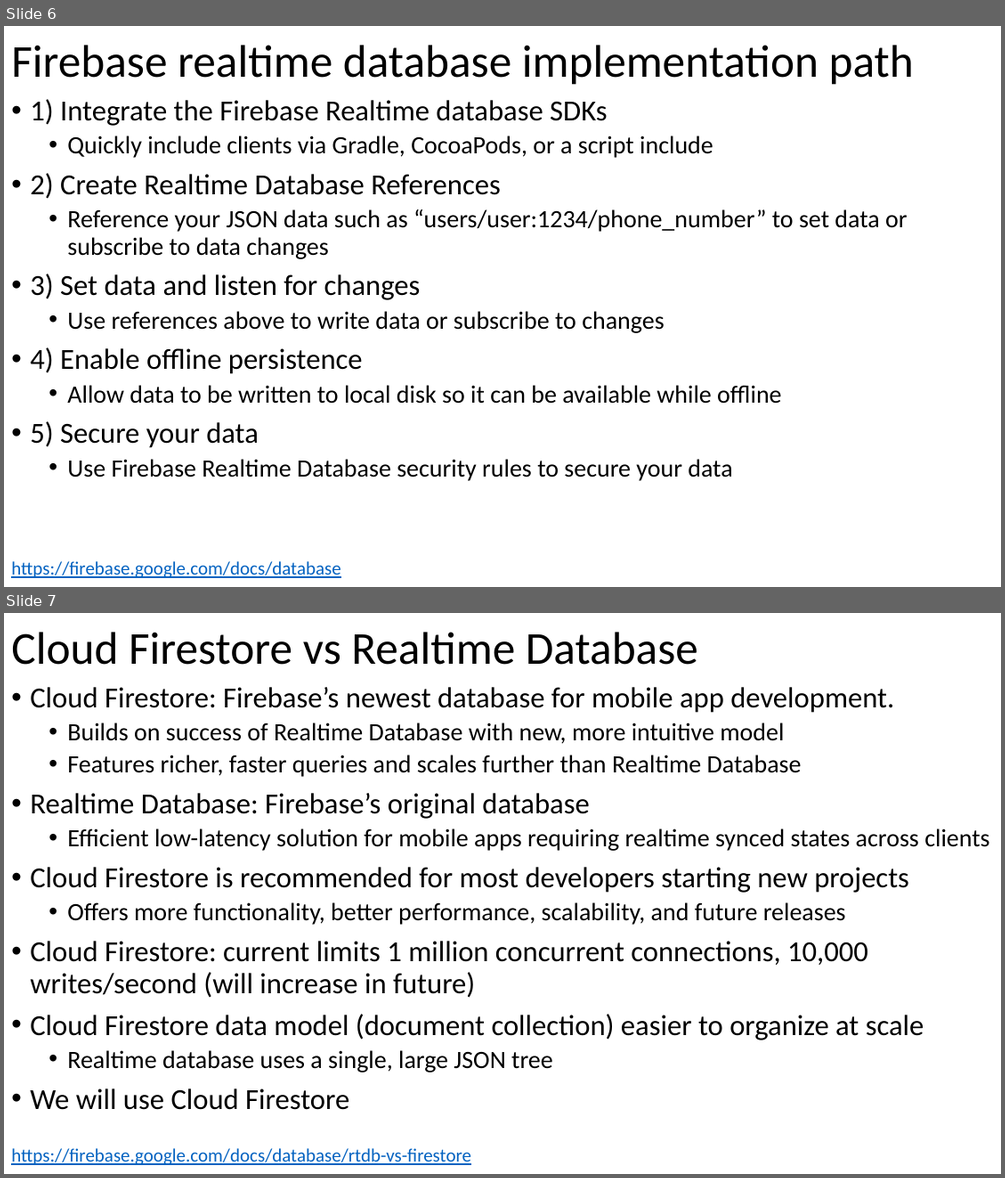
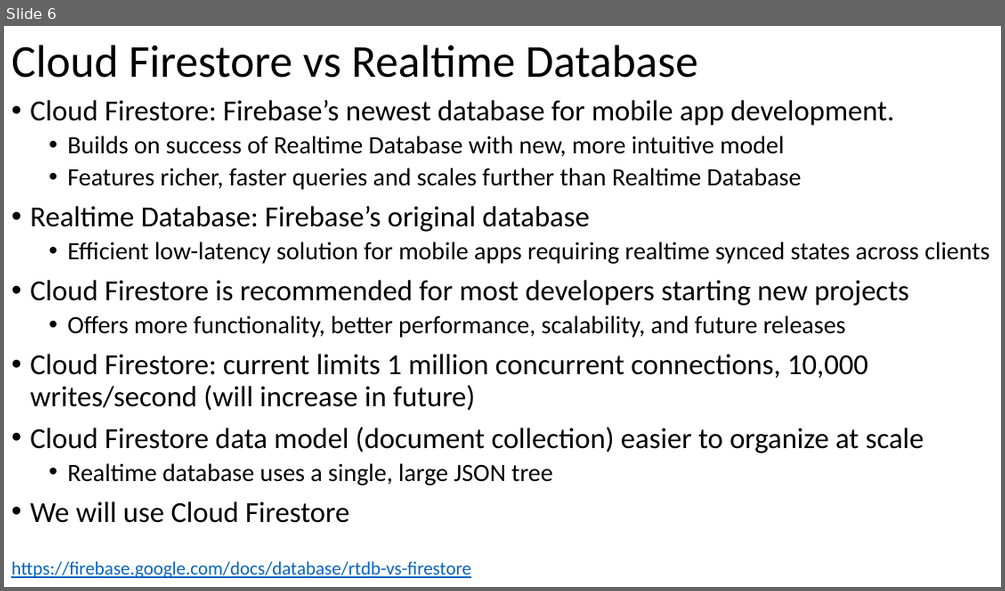
Before and after one commit to russellu/cs230, a slide deck: Lecture_13.pptx. Shown one above the other, each under a label of ours: slides 6 and 7 before the commit, slide 6 after it. The pictures are 1005x1178 and 1005x591 pixels, drawn with LibreOffice and Linux fonts; fonts in the diff are those of the drawing. Boxes give left, top, right and bottom in pixels: in the first picture for what was removed or moved away, otherwise in the second. Text is boxed around its words. In the diff, an @@ line names an element or a change of style, - is before the commit and + after.

```diff
--- a/Lecture_13.pptx
+++ b/Lecture_13.pptx
@@ slide 6 removed at (4, 26, 1001, 587), background #FFFFFF @@
@@ title removed at (11, 45, 914, 85) @@
-Firebase realtime database implementation path
@@ text removed at (30, 99, 907, 481) @@
-• 1) Integrate the Firebase Realtime database SDKs
-  • Quickly include clients via Gradle, CocoaPods, or a script include
-• 2) Create Realtime Database References
-  • Reference your JSON data such as “users/user:1234/phone_number” to set data or subscribe to data changes
-• 3) Set data and listen for changes
-  • Use references above to write data or subscribe to changes
-• 4) Enable offline persistence
-  • Allow data to be written to local disk so it can be available while offline
-• 5) Secure your data
-  • Use Firebase Realtime Database security rules to secure your data
@@ text removed at (11, 561, 341, 578) @@
-https://firebase.google.com/docs/database
@@ what was slide 7 is now slide 6 @@
```
Also in this commit, not shown: 1 slide changed, 1 slide added, 5 other files.
